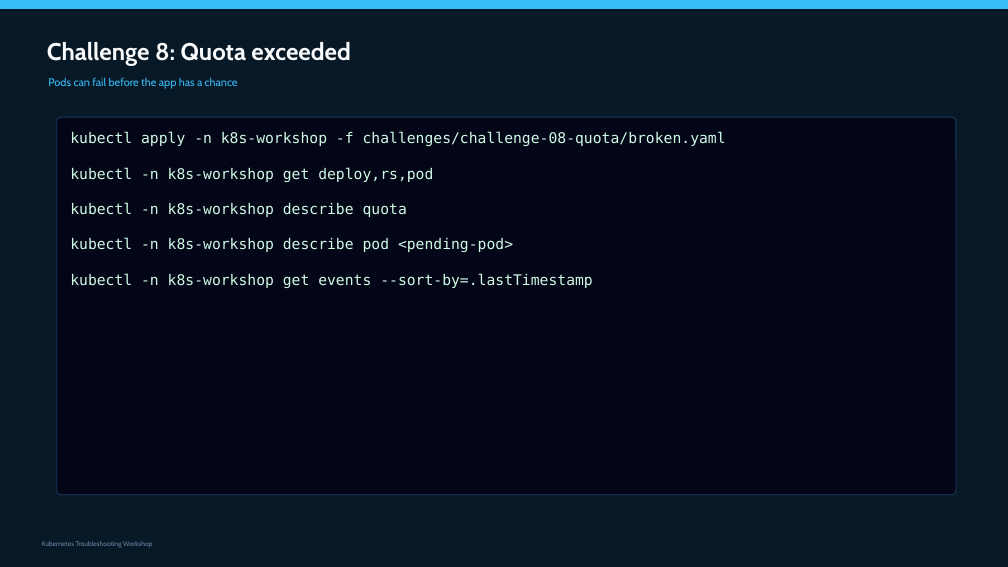
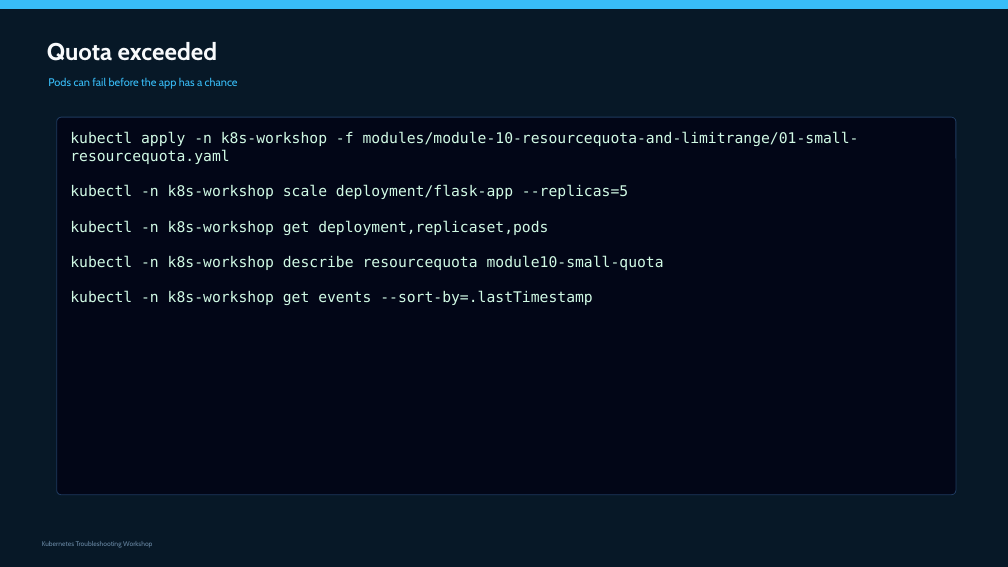
Before and after one commit to slaneslane/k8s-workshop-2, a slide deck: slide 102 of presentations/K8s_Troubleshooting_Workshop_FULL.pptx. Drawn at 1008x567 pixels with LibreOffice and Linux fonts; fonts in the diff are those of the drawing. Boxes give left, top, right and bottom in pixels: in the first picture for what was removed or moved away, otherwise in the second. Text is boxed around its words. In the diff, an @@ line names an element or a change of style, - is before the commit and + after.

Commit message:
10 & 11 modules

```diff
--- a/presentations/K8s_Troubleshooting_Workshop_FULL.pptx
+++ b/presentations/K8s_Troubleshooting_Workshop_FULL.pptx
@@ text at <box>47,42,217,61</box>: text changed @@
-Challenge 8: Quota exceeded
+Quota exceeded
@@ text at <box>70,131,859,270</box>: text changed @@
-kubectl apply -n k8s-workshop -f challenges/challenge-08-quota/broken.yaml
-kubectl -n k8s-workshop get deploy,rs,pod
-kubectl -n k8s-workshop describe quota
-kubectl -n k8s-workshop describe pod <pending-pod>
+kubectl apply -n k8s-workshop -f modules/module-10-resourcequota-and-limitrange/01-small-resourcequota.yaml
+kubectl -n k8s-workshop scale deployment/flask-app --replicas=5
+kubectl -n k8s-workshop get deployment,replicaset,pods
+kubectl -n k8s-workshop describe resourcequota module10-small-quota
```
Also in this commit, not shown: 2 other slides changed, 3 other files.
